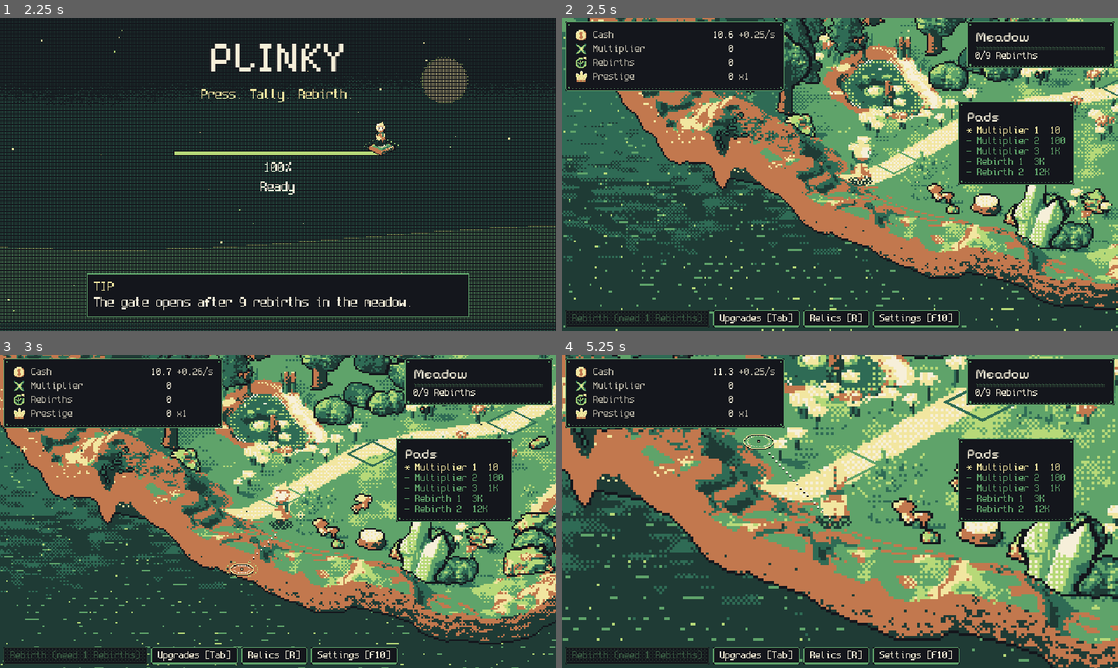
Above: before the commit, frames 1-4 (two rows, left to right).
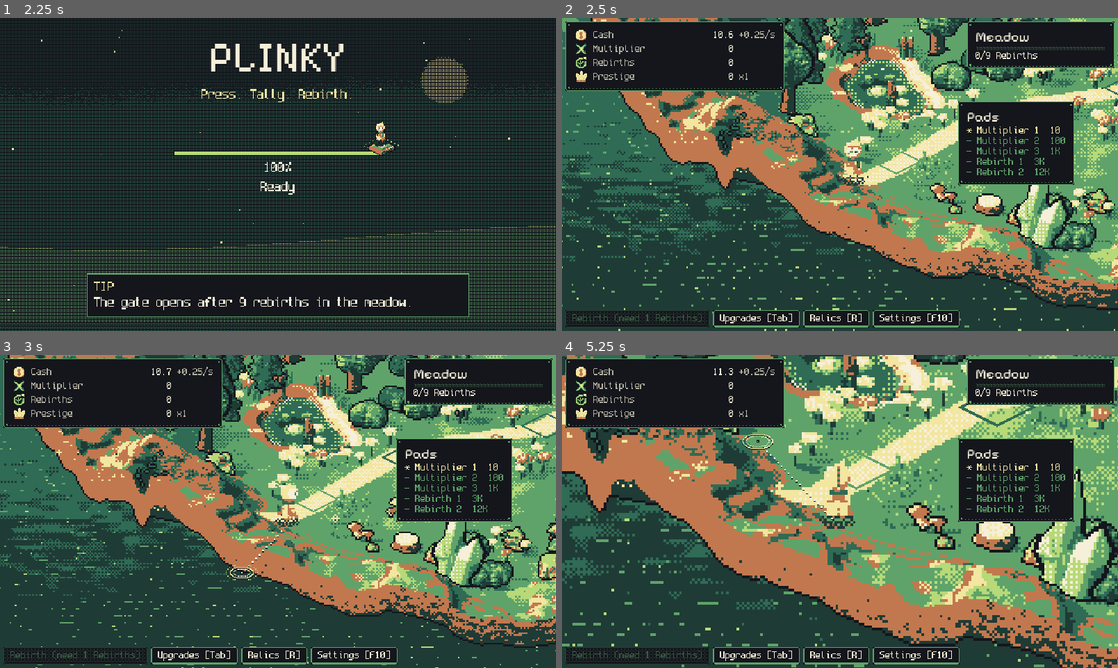
Above: after the commit, the same moments.

Repository: FreezingShock/Plinky
Game: Godot game, scene res://boot/boot.tscn
Same seed, same stepped clock (60 frames per second), same inputs: the game is played once before the commit and once after it.
Inputs (mouse positions are in pixels of both pictures, inside the frame that each line leads up to):
- Up to frame 1 (2.25 s): tap Enter (ui_accept) at 0.5, 0.77, 1.07 s; move the mouse to (400, 158) at 0.52 s; hold D 0.53-1.25 s; tap R at 0.6 s; click (400, 158) at 0.67 s; tap Tab at 0.8 s; drag from (166, 190) to (250, 237) at 1.27 s; move the mouse to (333, 105) at 2.02 s; hold D from 2.03 s (still down); tap C at 2.1 s; click (333, 105) at 2.17 s
- Up to frame 2 (2.5 s): keep holding D; tap R at 2.3 s
- Up to frame 3 (3 s): release D at 2.75 s; drag from (250, 574) to (111, 464) at 2.77 s
- Up to frame 4 (5.25 s): move the mouse to (1006, 558) at 3.52 s; hold A (plinky_left, bound only after the commit) 3.53-4.25 s; hold C (plinky_recenter, bound only after the commit) 3.53-4.25 s; click (1006, 558) at 3.67 s; tap Enter (ui_accept) at 3.77, 4.07 s; tap R (plinky_relics, bound only after the commit) at 3.8 s; tap F10 (plinky_settings, bound only after the commit) at 4.15 s; drag from (734, 439) to (756, 433) at 4.27 s; move the mouse to (756, 439) at 5.02 s; hold Escape (plinky_back, bound only after the commit) from 5.03 s (still down); hold = (plinky_zoom_in, bound only after the commit) from 5.03 s (still down); click (756, 439) at 5.17 s

Frame 1 is identical in both runs. In frame 2, 20% of the frame differs, in the area x 0-100%, y 0-100%; in frame 3, 40%; in frame 4, 34%.

Commit message:
Add keyboard and gamepad navigation: actions, stick walking, menu focus
Co-Authored-By: Claude Sonnet 5.5 <noreply@anthropic.com>
Claude-Session: https://claude.ai/code/session_01Pmx9dSkYLATzGjoEejrR6f

Diff:
--- a/main.gd
+++ b/main.gd
@@ -28,6 +28,7 @@
 
 func _ready() -> void:
 	mouse_filter = Control.MOUSE_FILTER_IGNORE  # pads and walker read clicks in _unhandled_input; STOP on the root swallowed them all
+	PadInput.ensure()
 	DisplaySettings.apply(get_window())
 	get_window().size_changed.connect(_on_window_resized)
 	sim = GameState.sim
@@ -102,6 +103,7 @@
 
 func _process(_delta: float) -> void:
 	_layout_frame()
+	_menu_focus()
 	pad_glow.multiplier = sim.get_stat(&"mult").to_float() + 1.0
 	_update_tooltip()
 
@@ -120,19 +122,37 @@
 	tooltip.hide_tip()
 
 
-func _unhandled_key_input(event: InputEvent) -> void:
-	if not (event is InputEventKey and event.pressed and not event.echo):
-		return
-	if event.keycode == KEY_F11:
+func _unhandled_input(event: InputEvent) -> void:
+	if event is InputEventKey and event.pressed and not event.echo and event.keycode == KEY_F11:
 		DisplaySettings.toggle_fullscreen(get_window())
 		get_viewport().set_input_as_handled()
-	elif event.keycode == KEY_ESCAPE:
+	elif event.is_action_pressed(&"plinky_back"):
 		var any: bool = relic_panel.visible or hud.upgrades_open() or display_panel.visible
 		relic_panel.hide()
 		display_panel.close()
 		hud.close_panels()
 		if any:
 			get_viewport().set_input_as_handled()
+
+
+## Menus without a mouse: while a panel is open the walker stands still and focus lands on its first control.
+## Arrows, d-pad or stick move focus, Enter/Space/pad A press, Esc or pad B closes (all via Godot ui_* actions).
+func _menu_focus() -> void:
+	var panels: Array[Control] = [display_panel, relic_panel, hud.upgrades_panel()]
+	var open: Control = null
+	for p: Control in panels:
+		if p != null and p.visible:
+			open = p
+			break
+	PadInput.menu_open = open != null
+	var owner_ctl: Control = get_viewport().gui_get_focus_owner()
+	if open == null:
+		if owner_ctl != null:
+			owner_ctl.release_focus()
+	elif owner_ctl == null or not open.is_ancestor_of(owner_ctl):
+		var first: Control = PadInput.first_focusable(open)
+		if first != null:
+			first.grab_focus()
 
 
 ## Lay the frame out in the window. The frame is the bleed size (640x360 until the wider backdrop is in),
--- a/render/world_camera.gd
+++ b/render/world_camera.gd
@@ -45,6 +45,10 @@
 		return
 	var z: float = float(zoom_level)
 	var manual: bool = _dragging
+	var stick: Vector2 = PadInput.pan_vector()
+	if stick != Vector2.ZERO:
+		pan += stick * EDGE_SPEED / z * delta
+		manual = true
 	if not _dragging and zoom_level > 1:
 		var edge: Vector2 = _edge_push()
 		if edge != Vector2.ZERO:
@@ -75,15 +79,12 @@
 	elif event is InputEventMouseMotion and _dragging:
 		var mm: InputEventMouseMotion = event
 		pan -= mm.relative / float(zoom_level)
-	elif event is InputEventKey and event.is_pressed() and not event.is_echo():
-		var k: InputEventKey = event
-		match k.keycode:
-			KEY_EQUAL, KEY_KP_ADD, KEY_PAGEUP:
-				zoom_step(1, frame * 0.5)
-			KEY_MINUS, KEY_KP_SUBTRACT, KEY_PAGEDOWN:
-				zoom_step(-1, frame * 0.5)
-			KEY_C, KEY_HOME:
-				recenter()
+	elif event.is_action_pressed(&"plinky_zoom_in"):
+		zoom_step(1, frame * 0.5)
+	elif event.is_action_pressed(&"plinky_zoom_out"):
+		zoom_step(-1, frame * 0.5)
+	elif event.is_action_pressed(&"plinky_recenter"):
+		recenter()
 
 
 ## Zoom one level in (+1) or out (-1), keeping the world point under `screen_pos` in place.
--- a/tests/run.gd
+++ b/tests/run.gd
@@ -15,6 +15,7 @@
 	"res://tests/test_boot.gd",
 	"res://tests/test_life.gd",
 	"res://tests/test_walk.gd",
+	"res://tests/test_pad_input.gd",
 ]
 
 
--- /dev/null
+++ b/tests/test_pad_input.gd
@@ -0,0 +1,32 @@
+extends RefCounted
+## Keyboard and gamepad input (ui/pad_input.gd): actions exist, bound to keys and pad, menus stop the walker.
+
+func run(t: Object) -> void:
+	PadInput.ensure()
+	for a: StringName in [&"plinky_left", &"plinky_right", &"plinky_up", &"plinky_down", &"plinky_back", &"plinky_relics", &"plinky_upgrades", &"plinky_settings", &"plinky_zoom_in", &"plinky_zoom_out", &"plinky_recenter"]:
+		t.ok(InputMap.has_action(a), "%s is registered" % a)
+	var has_pad: bool = false
+	var has_key: bool = false
+	for e: InputEvent in InputMap.action_get_events(&"plinky_back"):
+		has_pad = has_pad or e is InputEventJoypadButton
+		has_key = has_key or e is InputEventKey
+	t.ok(has_pad and has_key, "back is bound to a key and a pad button")
+	var stick: bool = false
+	for e: InputEvent in InputMap.action_get_events(&"plinky_left"):
+		stick = stick or e is InputEventJoypadMotion
+	t.ok(stick, "left stick drives walking")
+	PadInput.menu_open = false
+	Input.action_press(&"plinky_right")
+	t.ok(PadInput.move_vector().x > 0.9, "right input walks right")
+	PadInput.menu_open = true
+	t.eq(PadInput.move_vector(), Vector2.ZERO, "walker stands still while a menu is open")
+	PadInput.menu_open = false
+	Input.action_release(&"plinky_right")
+	var root := Control.new()
+	var dead := Button.new()
+	dead.disabled = true
+	var live := Button.new()
+	root.add_child(dead)
+	root.add_child(live)
+	t.ok(PadInput.first_focusable(root) == live, "first_focusable skips disabled buttons")
+	root.free()
--- a/ui/fx/pixel_button.gd
+++ b/ui/fx/pixel_button.gd
@@ -14,7 +14,7 @@
 	add_theme_stylebox_override("pressed", AsciiBox.make(AsciiBox.Kind.PRESSED, 8.0, 4.0))
 	add_theme_stylebox_override("disabled", AsciiBox.make(AsciiBox.Kind.DISABLED, 8.0, 4.0))
 	add_theme_color_override("font_disabled_color", RelicStyle.ink.lerp(RelicStyle.edge, 0.5))
-	add_theme_stylebox_override("focus", StyleBoxEmpty.new())
+	add_theme_stylebox_override("focus", AsciiBox.make(AsciiBox.Kind.HOVER, 8.0, 4.0))   # pad/keyboard focus reads as hover
 	mouse_entered.connect(_hover.bind(true))
 	mouse_exited.connect(_hover.bind(false))
 	button_down.connect(_press.bind(true))
--- a/ui/hud.gd
+++ b/ui/hud.gd
@@ -57,6 +57,10 @@
 
 func upgrades_open() -> bool:
 	return _upgrades_panel.visible
+
+
+func upgrades_panel() -> Control:
+	return _upgrades_panel
 
 
 func close_panels() -> void:
@@ -192,16 +196,18 @@
 	return String(map.get(a.id, "prestige"))
 
 
-func _unhandled_key_input(event: InputEvent) -> void:
-	if event is InputEventKey and event.pressed and not event.echo:
-		if event.keycode == KEY_TAB:
-			_upgrades_panel.visible = not _upgrades_panel.visible
-			get_viewport().set_input_as_handled()
-		elif event.keycode == KEY_R and GameState.relics != null:
-			relic_panel_toggled.emit(true)
-		elif event.keycode == KEY_F10:
-			settings_toggled.emit(true)
-			get_viewport().set_input_as_handled()
+func _unhandled_input(event: InputEvent) -> void:
+	if event.is_echo():
+		return
+	if event.is_action_pressed(&"plinky_upgrades"):
+		_upgrades_panel.visible = not _upgrades_panel.visible
+		get_viewport().set_input_as_handled()
+	elif event.is_action_pressed(&"plinky_relics") and GameState.relics != null:
+		relic_panel_toggled.emit(true)
+		get_viewport().set_input_as_handled()
+	elif event.is_action_pressed(&"plinky_settings"):
+		settings_toggled.emit(true)
+		get_viewport().set_input_as_handled()
 
 
 func _process(delta: float) -> void:
--- /dev/null
+++ b/ui/pad_input.gd
@@ -0,0 +1,80 @@
+class_name PadInput
+extends RefCounted
+## One place for keyboard and gamepad input. Registers the plinky_* actions at runtime (no project.godot edit),
+## reads the walk vector, and finds the first focusable control in a panel so menus work without a mouse.
+## Menus use Godot's ui_* actions (arrows, d-pad, left stick, Enter/Space, pad A); pad B and Esc are plinky_back.
+
+const DEADZONE: float = 0.3
+
+## True while any menu is open. The walker stands still then, so the stick and arrows drive menu focus instead.
+static var menu_open: bool = false
+static var _ready: bool = false
+
+
+static func ensure() -> void:
+	if _ready:
+		return
+	_ready = true
+	for pair: Array in [
+			[&"plinky_left", [KEY_A, KEY_LEFT], [JOY_BUTTON_DPAD_LEFT], [JOY_AXIS_LEFT_X, -1.0]],
+			[&"plinky_right", [KEY_D, KEY_RIGHT], [JOY_BUTTON_DPAD_RIGHT], [JOY_AXIS_LEFT_X, 1.0]],
+			[&"plinky_up", [KEY_W, KEY_UP], [JOY_BUTTON_DPAD_UP], [JOY_AXIS_LEFT_Y, -1.0]],
+			[&"plinky_down", [KEY_S, KEY_DOWN], [JOY_BUTTON_DPAD_DOWN], [JOY_AXIS_LEFT_Y, 1.0]],
+			[&"plinky_pan_left", [], [], [JOY_AXIS_RIGHT_X, -1.0]],
+			[&"plinky_pan_right", [], [], [JOY_AXIS_RIGHT_X, 1.0]],
+			[&"plinky_pan_up", [], [], [JOY_AXIS_RIGHT_Y, -1.0]],
+			[&"plinky_pan_down", [], [], [JOY_AXIS_RIGHT_Y, 1.0]],
+			[&"plinky_back", [KEY_ESCAPE], [JOY_BUTTON_B], []],
+			[&"plinky_settings", [KEY_F10], [JOY_BUTTON_START], []],
+			[&"plinky_relics", [KEY_R], [JOY_BUTTON_Y], []],
+			[&"plinky_upgrades", [KEY_TAB], [JOY_BUTTON_X], []],
+			[&"plinky_zoom_in", [KEY_EQUAL, KEY_KP_ADD, KEY_PAGEUP], [JOY_BUTTON_RIGHT_SHOULDER], []],
+			[&"plinky_zoom_out", [KEY_MINUS, KEY_KP_SUBTRACT, KEY_PAGEDOWN], [JOY_BUTTON_LEFT_SHOULDER], []],
+			[&"plinky_recenter", [KEY_C, KEY_HOME], [JOY_BUTTON_RIGHT_STICK], []]]:
+		var action: StringName = pair[0]
+		if not InputMap.has_action(action):
+			InputMap.add_action(action, DEADZONE)
+		for k: int in pair[1]:
+			var ek := InputEventKey.new()
+			ek.physical_keycode = k as Key
+			InputMap.action_add_event(action, ek)
+		for b: int in pair[2]:
+			var eb := InputEventJoypadButton.new()
+			eb.button_index = b as JoyButton
+			InputMap.action_add_event(action, eb)
+		if not (pair[3] as Array).is_empty():
+			var em := InputEventJoypadMotion.new()
+			em.axis = (pair[3] as Array)[0] as JoyAxis
+			em.axis_value = (pair[3] as Array)[1]
+			InputMap.action_add_event(action, em)
+
+
+## Walk input, screen space, length at most 1 (stick tilt gives partial speed). Zero while a menu is open.
+static func move_vector() -> Vector2:
+	ensure()
+	if menu_open:
+		return Vector2.ZERO
+	return Input.get_vector(&"plinky_left", &"plinky_right", &"plinky_up", &"plinky_down")
+
+
+## Right-stick camera pan, length at most 1.
+static func pan_vector() -> Vector2:
+	ensure()
+	if menu_open:
+		return Vector2.ZERO
+	return Input.get_vector(&"plinky_pan_left", &"plinky_pan_right", &"plinky_pan_up", &"plinky_pan_down")
+
+
+## First visible, enabled, focusable control under root in tree order, or null.
+static func first_focusable(root: Node) -> Control:
+	if root is Control:
+		var c: Control = root
+		if not c.is_visible_in_tree():
+			return null
+		if c.focus_mode == Control.FOCUS_ALL and not (c is BaseButton and (c as BaseButton).disabled):
+			return c
+	for child: Node in root.get_children():
+		var found: Control = first_focusable(child)
+		if found != null:
+			return found
+	return null
--- a/world/player.gd
+++ b/world/player.gd
@@ -24,14 +24,11 @@
 
 
 func _physics_process(delta: float) -> void:
-	var input: Vector2 = Vector2(
-		float(_key(KEY_D) or _key(KEY_RIGHT)) - float(_key(KEY_A) or _key(KEY_LEFT)),
-		float(_key(KEY_S) or _key(KEY_DOWN)) - float(_key(KEY_W) or _key(KEY_UP)))
+	var input: Vector2 = PadInput.move_vector()
 	var dir: Vector3 = Vector3.ZERO
 	if input != Vector2.ZERO:
 		_has_target = false  # keys cancel click-to-move
 		dir = Basis(Vector3.UP, deg_to_rad(iso_yaw_degrees)) * Vector3(input.x, 0.0, input.y)
-		dir = dir.normalized()
 	elif _has_target:
 		var to: Vector3 = _target - global_position
 		if to.length() <= arrive_distance:
--- a/world/texel_walker.gd
+++ b/world/texel_walker.gd
@@ -49,13 +49,11 @@
 
 func _process(delta: float) -> void:
 	_t += delta
-	var input := Vector2(
-		float(_key(KEY_D) or _key(KEY_RIGHT)) - float(_key(KEY_A) or _key(KEY_LEFT)),
-		float(_key(KEY_S) or _key(KEY_DOWN)) - float(_key(KEY_W) or _key(KEY_UP)))
+	var input: Vector2 = PadInput.move_vector()   # WASD, arrows, d-pad or left stick; analog tilt scales speed
 	var dir := Vector2.ZERO
 	if input != Vector2.ZERO:
 		_has_target = false
-		dir = input.normalized()
+		dir = input
 	elif _has_target:
 		var to: Vector2 = _target - position
 		if to.length() < 1.0:
Not shown, changed: docs/decisions.md
